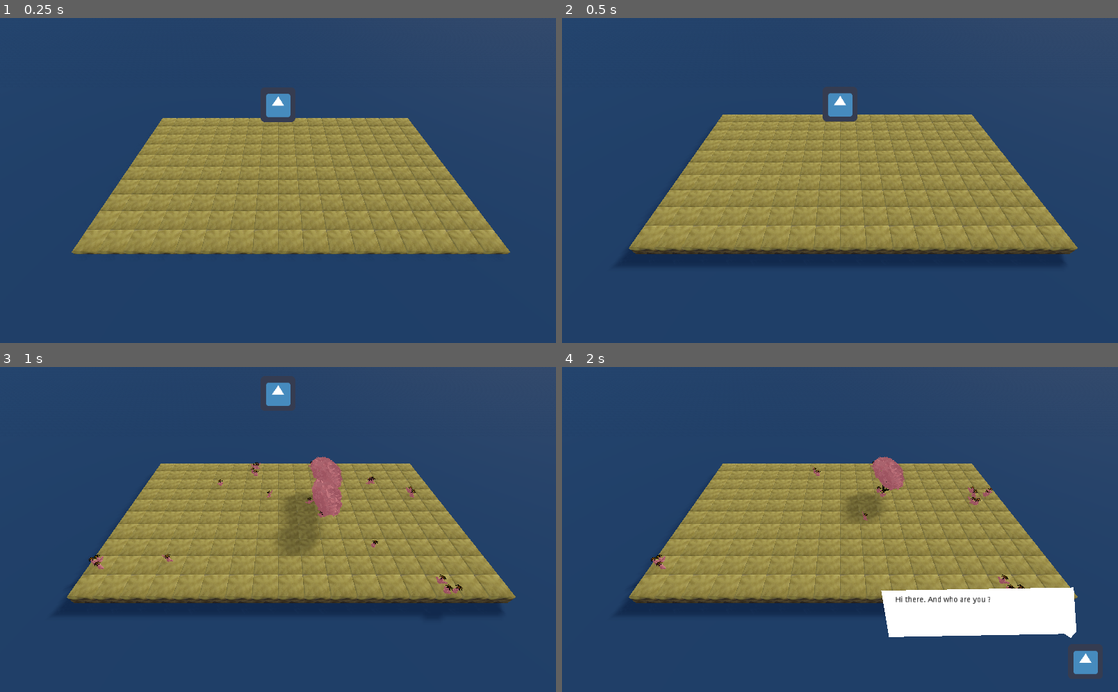
Above: before the commit, frames 1-4 (two rows, left to right).
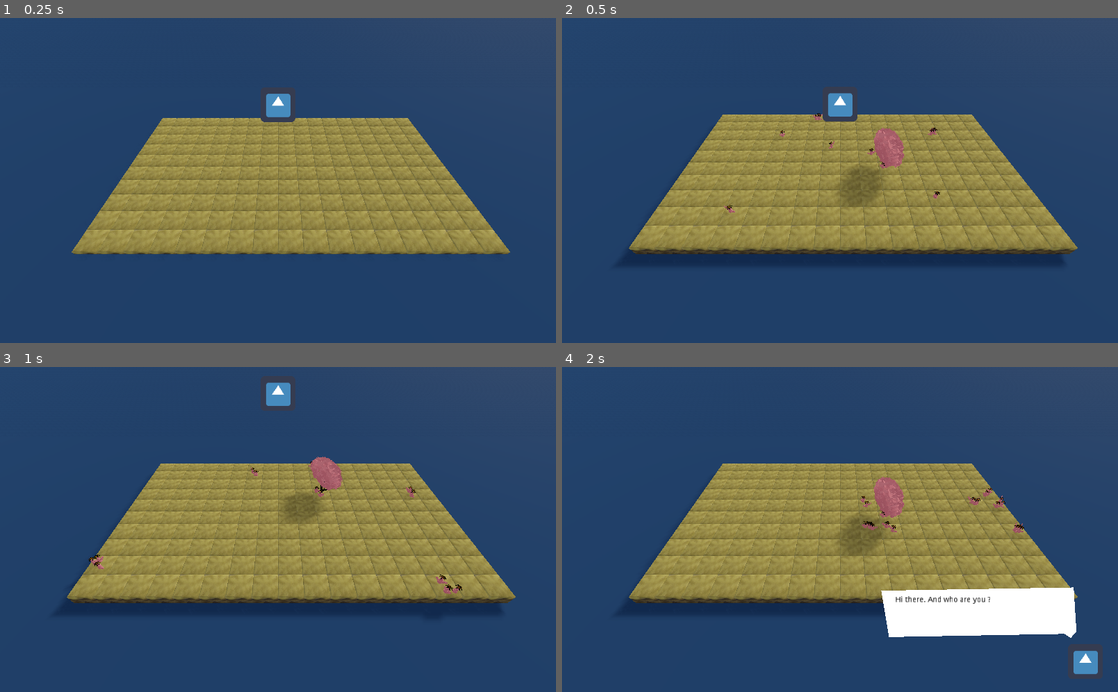
Above: after the commit, the same moments.

Repository: rmonthil-game-jams/scientific-game-jam-2021-team-amber
Game: Godot game, scene res://game/Game.tscn
Two runs of this game, one before a commit and one after it. Both use one fixed random seed, a clock stepped at 60 frames per second and the inputs below. The engine's default icon, where the game draws it, is replaced by a stand-in: a white triangle on a blue panel in a dark square.
Inputs (mouse positions are in pixels of both pictures, inside the frame that each line leads up to):
- Up to frame 1 (0.25 s): no input
- Up to frame 2 (0.5 s): no input
- Up to frame 3 (1 s): move the mouse to (400, 513) at 0.52 s; click (400, 513) at 0.67 s
- Up to frame 4 (2 s): move the mouse to (728, 545) at 1.27 s; click (728, 545) at 1.42 s

Frame 1 is identical in both runs. In frame 2, 1.2% of the frame differs, in the area x 29-68%, y 29-61%; in frame 3, 1.0%; in frame 4, 1.9%, in the area x 15-84%, y 27-69%.

Commit message:
adding dialogue

Diff:
--- a/game/Game.tscn
+++ b/game/Game.tscn
@@ -25,17 +25,45 @@
 
 [node name="BiodiversityProgress" parent="." instance=ExtResource( 4 )]
 visible = false
+bonus_thresholds = [ 0.0, 0.0, 20.0 ]
 
 [node name="PhyloGeny" parent="." instance=ExtResource( 5 )]
 dialogs = {
+" slowmotion3": "...don’t disrupt their environment too much, just enough to isolate and preserve the interesting mutations.",
 "intro1": "Hi there. And who are you …?",
+"intro10": "You’ll notice that trees with new colors will appear - this means that mutations are accumulating in their genome and they are progressively becoming more and more different. Remember, genetic diversity matters in the awesome Phylometer’s computations.",
+"intro11": "Look, I’ll lend you my shovel. With that, you can transform water in ground, or ground in water, by just clicking on it. You can also click and drag to draw oceans, islands and continents. Go on, try it !",
+"intro12": "Okay, great. Now I’m a little afraid of failing again at preserving biodiversity, so I’ll just let you try some things out and give me a poke when you need help.",
+"intro13": "I’m rooting for you !",
 "intro2": "How did you even get there ?? Oh, never mind, nothing matters anymore. There are no trees left anyway.",
-"intro3": "Look at my planet ! It’s desertic, it’s awful ! Everything was going just fine for millions of years, and suddenly… *sobs*",
+"intro3": "Look at my planet ! It’s a desert, it’s awful ! Everything had been going just fine for millions of years, and suddenly… *sobs*",
 "intro4": "Oh don’t worry, I’m just pretending to cry. It’s a trick I learned from humans. I’m a PhyloGenie, I can’t physically cry !",
 "intro5": "Well I guess I’ll have to try again from the beginning. Hey, since you’re here, don’t stay there just watching ! You might as well help me.",
 "intro6": "Okay, I went back in time to the moment when there was only one continent and a couple of species. Back then, the climate was tropical everywhere.",
-"intro7": "I’ll teach you some of my tricks for starters.",
-"intro8": "Look, I’ll lend you my shovel. With that, you can transform water in ground, or ground in water, by just clicking on it. You can also click and drag to draw oceans, islands and continents. Go on, try it !"
+"intro7": "What we need now is to make this planet great again and restore its former biodiversity ! This means increasing the variety of species but also how different they are from each other. I’m going to keep track of the diversity of our new ecosystems in my awesome Phylometer, there, to your left.",
+"intro8": "For now, it is pretty low, and I count on you to help me improve it and reach the top of the awesome Phylometer !",
+"intro9": "I’ll teach you some of my tricks, for starters.",
+"kangaroo1": "Looks like you’ve made islands !!",
+"kangaroo2": "Islands have very high endemism, which means certain species are unique and only found on some very specific islands around the world !",
+"kangaroo3": "Protecting their biodiversity is very important because what makes them unique also makes them vulnerable.",
+"matchmaker1": "Hmmm, in my HUMBLE opinion, your trees are having trouble reproducing.",
+"matchmaker2": "You know, maybe you shouldn't have created so many rivers and oceans. Trees need some space to reproduce, right ?",
+"newspecies1": "Congratulations, new species have appeared ! ",
+"newspecies2": "Over time, mutations appear and accumulate in trees’ genomes so much that they can eventually become different species altogether.",
+"newspecies3": "The appearance of new species is called speciation. How in-tree-guing !",
+"okbiomer1": "Congratulations it’s a biome!",
+"okbiomer2": "A biome is a large area characterized by its vegetation, soil, climate, and wildlife.",
+"okbiomer3": "Forest biomes are distributed around the world depending on trees adaptation to temperature and rainfall.",
+"okbiomer4": "For example, tropical rainforests are mainly found in warm and humid climates. Try creating different types of biomes in this new world !",
+"sandman1": "Is it me or is it getting hot in here? Oh, my bad, you’ve created an arid biome.",
+"sandman2": "These regions are characterized by extreme temperatures and a lack of water.",
+"sandman3": "Can you guess what plant adaptations have been selected to withstand such harsh conditions ?",
+"sandman4": "I’ll give you a hint desert plants are often swollen, spiny, and have tiny leaves that are rarely bright green.",
+"slowmotion1": "Look, I’m bored. Let’s be realistic here, nothing is happening.",
+"slowmotion2": "For both our sakes, I suggest you find a way to isolate the species and colors you find most interesting, without preventing them from reproducing. Which means :",
+"tectonik1": "Nice contin-ent !",
+"tectonik2": "It seems our new world has gotten itself a new continent. When continents split because of underlying tectonic plates,",
+"tectonik3": "...forests are fragmented and can experience different evolutionary paths. This leads to a phenomenon called vicariance."
 }
 
 [node name="MainMenu" parent="." instance=ExtResource( 3 )]
@@ -48,9 +76,7 @@
 volume_db = -20.0
 autoplay = true
 [connection signal="tool_selected" from="BiodiversityProgress" to="." method="_on_BiodiversityProgress_tool_selected"]
-[connection signal="bubble_finished" from="PhyloGeny" to="." method="_on_PhyloGeny_bubble_finished"]
 [connection signal="finished" from="PhyloGeny" to="." method="_on_PhyloGeny_finished"]
 [connection signal="started" from="PhyloGeny" to="." method="_on_PhyloGeny_started"]
+[connection signal="started" from="MainMenu" to="PhyloGeny" method="_on_MainMenu_started"]
 [connection signal="started" from="MainMenu" to="." method="_on_MainMenu_started"]
-[connection signal="started" from="MainMenu" to="PhyloGeny" method="_on_MainMenu_started"]
-[connection signal="achievement" from="Achievements" to="." method="_on_Achievements_achievement"]
--- a/modules/simulation/SimulationCore.gd
+++ b/modules/simulation/SimulationCore.gd
@@ -8,7 +8,7 @@
 
 var GLOBAL_PROBABILITY_OF_DEATH : float = 0.2
 var GLOBAL_PROBABILITY_OF_REPLICATION : float = 0.6
-var GLOBAL_PROBABILITY_OF_MUTATION : float = 0.05
+var GLOBAL_PROBABILITY_OF_MUTATION : float = 0.1
 
 var BIOME_SELECTIVITY_TEMPARATE : float = 2.0
 var BIOME_SELECTIVITY_HOT : float = 2.0
--- a/modules/simulation/SimulationCore.tscn
+++ b/modules/simulation/SimulationCore.tscn
@@ -6,5 +6,6 @@
 script = ExtResource( 1 )
 
 [node name="Timer" type="Timer" parent="."]
+wait_time = 0.5
 autostart = true
 [connection signal="timeout" from="Timer" to="." method="_on_Timer_timeout"]
